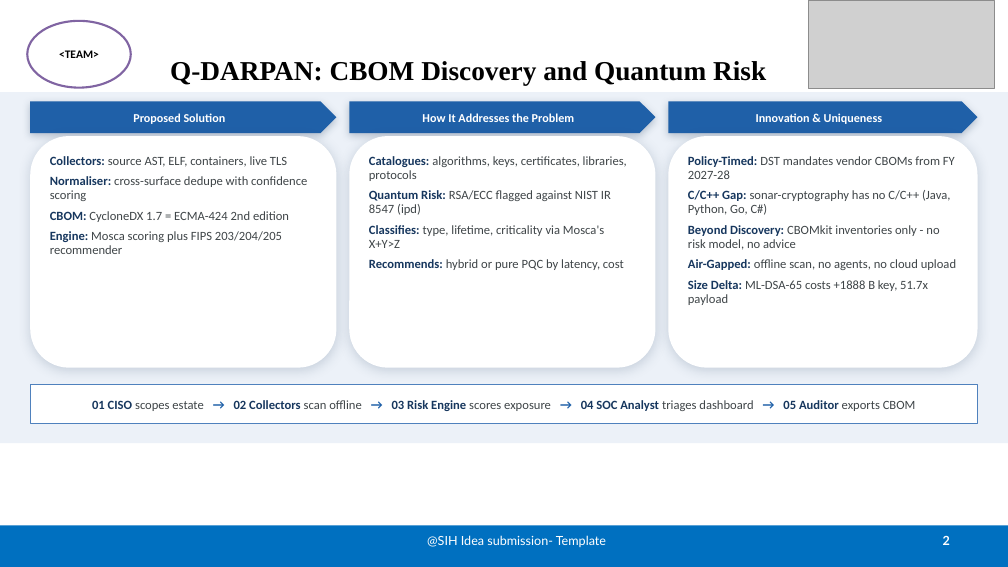
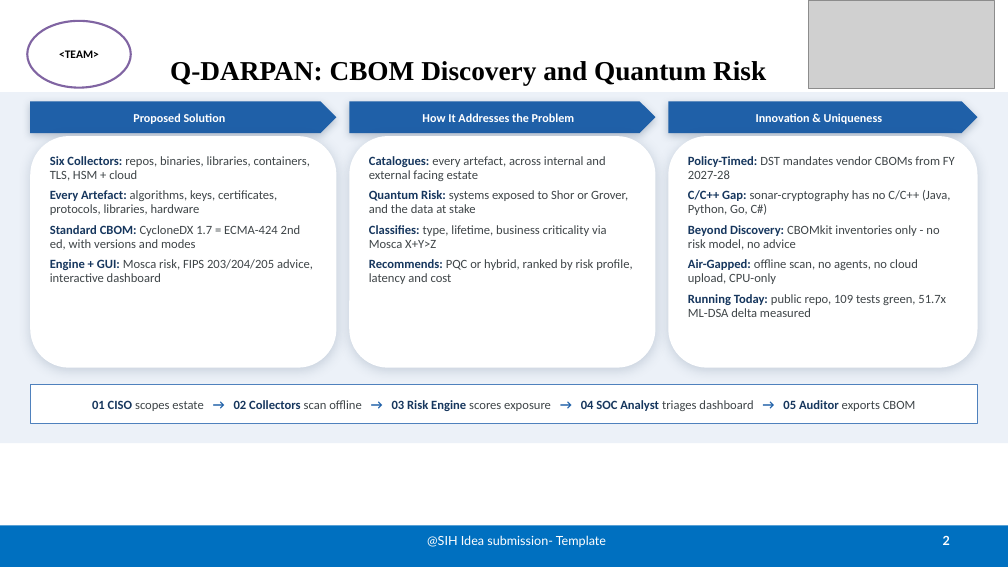
Before and after one commit to RohanExploit/q-darpan, a slide deck: slide 2 of deck/SIH2026_SIH26164_Q-DARPAN.pptx. Drawn at 1008x567 pixels with LibreOffice and Linux fonts; fonts in the diff are those of the drawing; grey boxes stand for pictures. Boxes give left, top, right and bottom in pixels: in the first picture for what was removed or moved away, otherwise in the second. Text is boxed around its words. In the diff, an @@ line names an element or a change of style, - is before the commit and + after.

```diff
--- a/deck/SIH2026_SIH26164_Q-DARPAN.pptx
+++ b/deck/SIH2026_SIH26164_Q-DARPAN.pptx
@@ text in rounded rectangle at [50, 156, 313, 282]: text changed @@
-Collectors: source AST, ELF, containers, live TLS
-Normaliser: cross-surface dedupe with confidence scoring
-CBOM: CycloneDX 1.7 = ECMA-424 2nd edition
-Engine: Mosca scoring plus FIPS 203/204/205 recommender
+Six Collectors: repos, binaries, libraries, containers, TLS, HSM + cloud
+Every Artefact: algorithms, keys, certificates, protocols, libraries, hardware
+Standard CBOM: CycloneDX 1.7 = ECMA-424 2nd ed, with versions and modes
+Engine + GUI: Mosca risk, FIPS 203/204/205 advice, interactive dashboard
@@ text in rounded rectangle at [369, 156, 632, 284]: text changed @@
-Catalogues: algorithms, keys, certificates, libraries, protocols
-Quantum Risk: RSA/ECC flagged against NIST IR 8547 (ipd)
-Classifies: type, lifetime, criticality via Mosca's X+Y>Z
-Recommends: hybrid or pure PQC by latency, cost
+Catalogues: every artefact, across internal and external facing estate
+Quantum Risk: systems exposed to Shor or Grover, and the data at stake
+Classifies: type, lifetime, business criticality via Mosca X+Y>Z
+Recommends: PQC or hybrid, ranked by risk profile, latency and cost
@@ text in rounded rectangle at [688, 259, 946, 317]: text changed @@
-Air-Gapped: offline scan, no agents, no cloud upload
-Size Delta: ML-DSA-65 costs +1888 B key, 51.7x payload
+Air-Gapped: offline scan, no agents, no cloud upload, CPU-only
+Running Today: public repo, 109 tests green, 51.7x ML-DSA delta measured
```
Also in this commit, not shown: 3 other slides changed.
